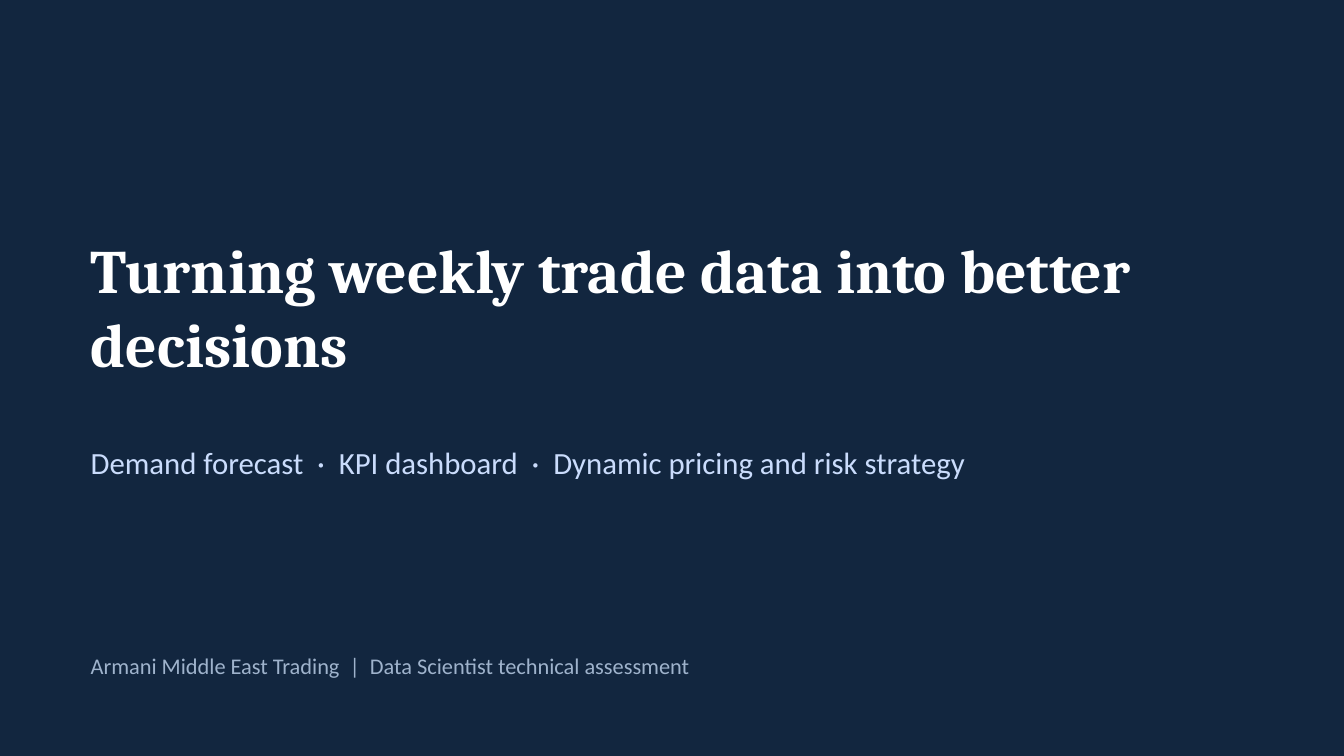
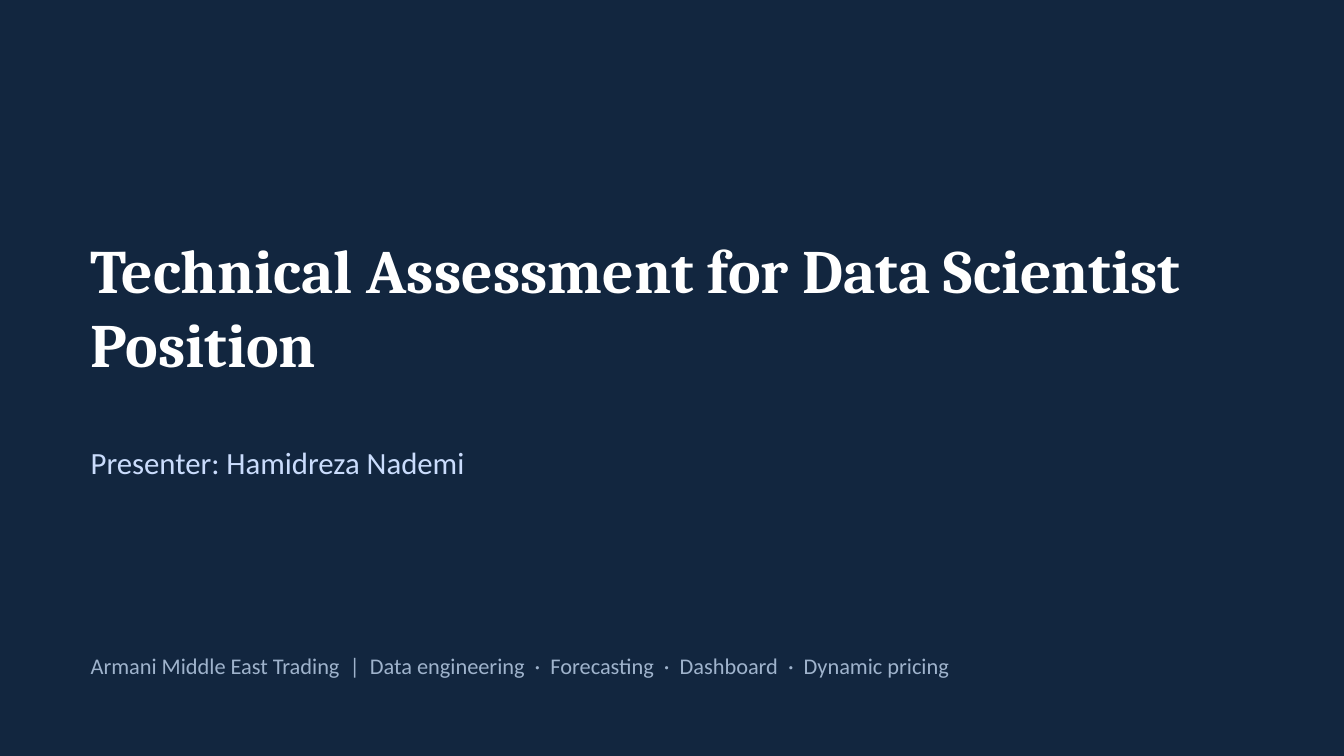
Before and after one commit to hrnademi/Technical_Assessment_HamidrezaNademi, a slide deck: slide 1 of Armani_Data_Science_Presentation.pptx. Drawn at 1344x756 pixels with LibreOffice and Linux fonts; fonts in the diff are those of the drawing. Boxes give left, top, right and bottom in pixels: in the first picture for what was removed or moved away, otherwise in the second. Text is boxed around its words. In the diff, an @@ line names an element or a change of style, - is before the commit and + after.

```diff
--- a/Armani_Data_Science_Presentation.pptx
+++ b/Armani_Data_Science_Presentation.pptx
@@ title at [91, 249, 1180, 368]: text changed @@
-Turning weekly trade data into better decisions
+Technical Assessment for Data Scientist Position
@@ text at [91, 452, 465, 474]: text changed @@
-Demand forecast · KPI dashboard · Dynamic pricing and risk strategy
+Presenter: Hamidreza Nademi
@@ text at [91, 658, 948, 678]: text changed @@
-Armani Middle East Trading | Data Scientist technical assessment
+Armani Middle East Trading | Data engineering · Forecasting · Dashboard · Dynamic pricing
```
Also in this commit, not shown: 7 other slides changed, 5 slides added, 5 slides removed, 1 other file.
